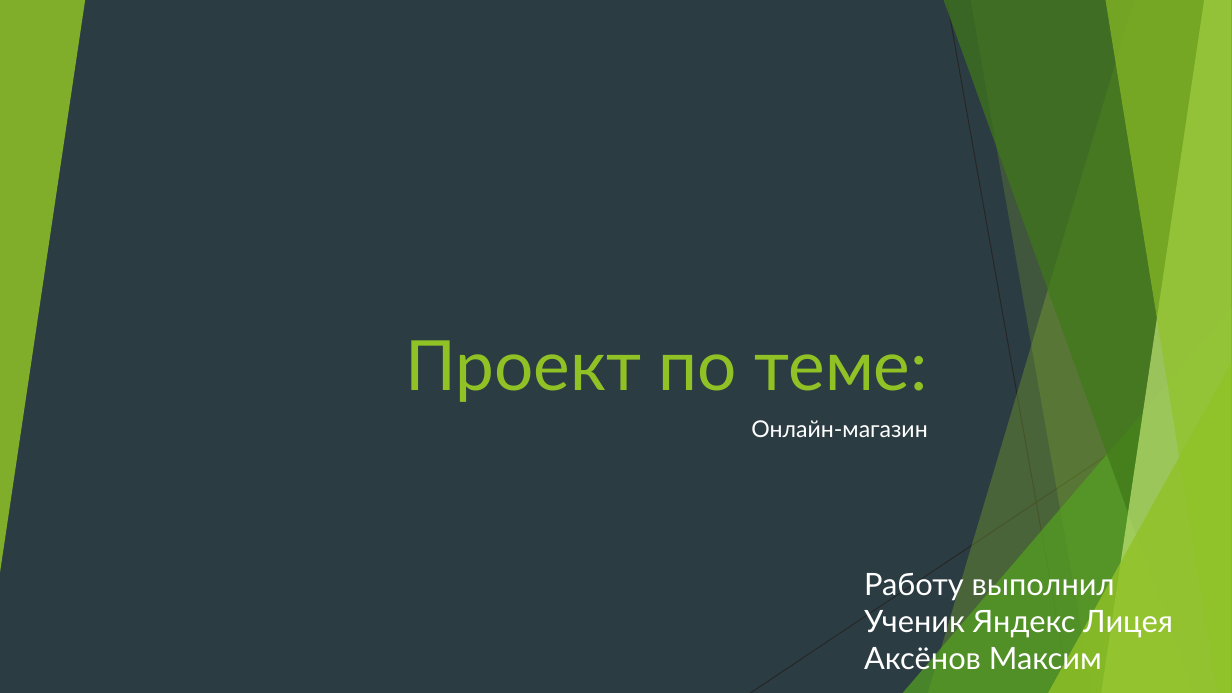
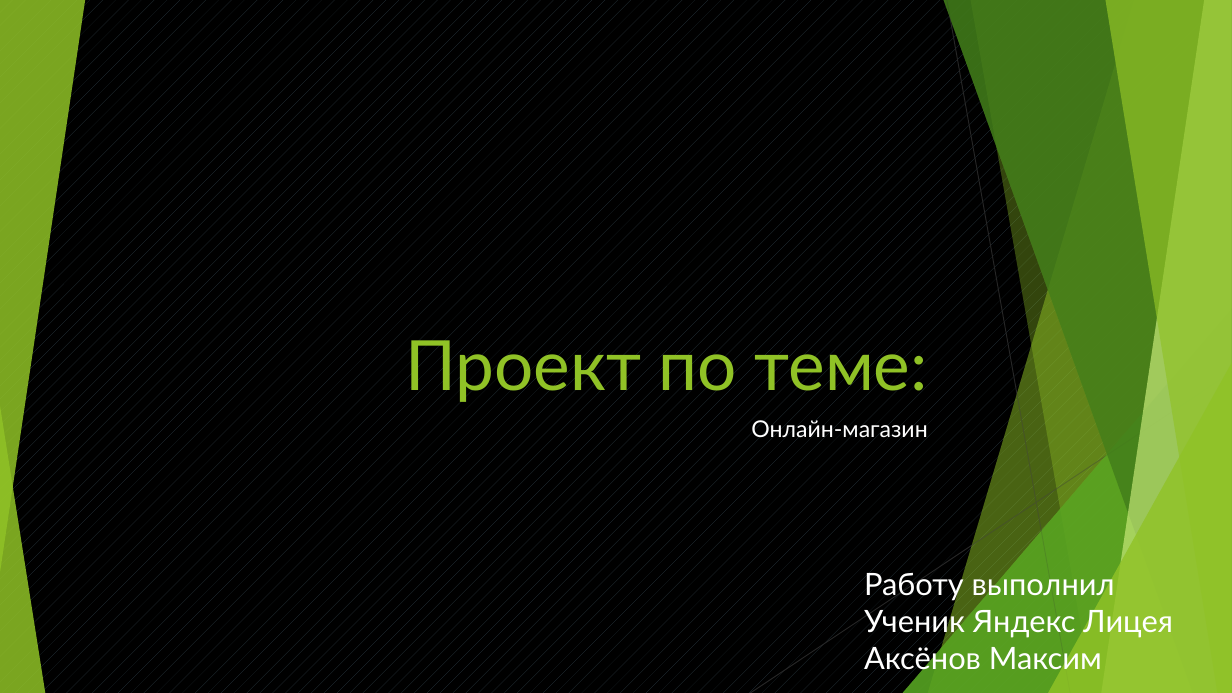
Before and after one commit to Makson157/WEB_Project_-, a slide deck: slide 1 of Проект онлайн магазин.pptx. Drawn at 1232x693 pixels with LibreOffice and Linux fonts; fonts in the diff are those of the drawing. Boxes give left, top, right and bottom in pixels: in the first picture for what was removed or moved away, otherwise in the second. Text is boxed around its words. In the diff, an @@ line names an element or a change of style, - is before the commit and + after.

```diff
--- a/Проект онлайн магазин.pptx
+++ b/Проект онлайн магазин.pptx
@@ background #2C3C43 to pattern #2C3C43 on #000000 @@
@@ group added at (903,0,1232,693): 5 freeform shapes, 2 triangles @@
@@ triangle added at (0,406,45,693), fill #90C226 at 85% opacity @@
```
Also in this commit, not shown: 3 other slides changed, 1 slide removed.
